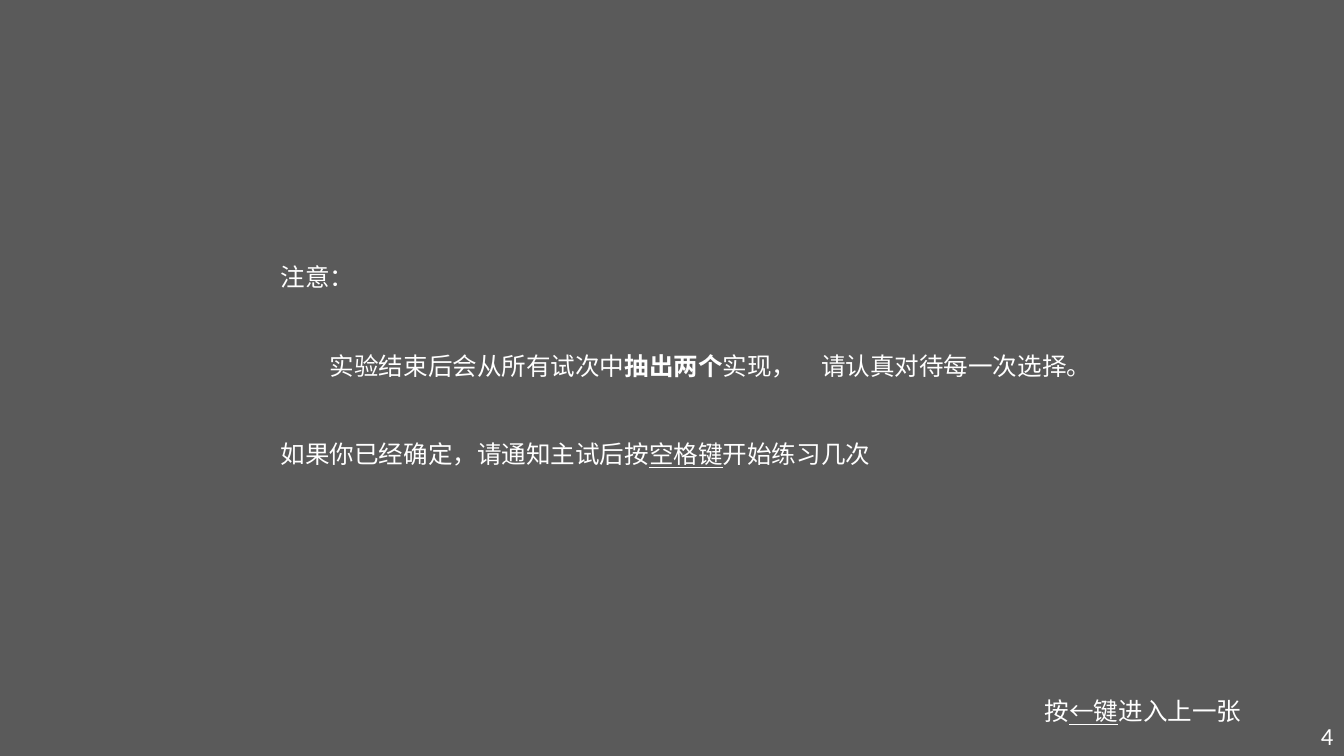
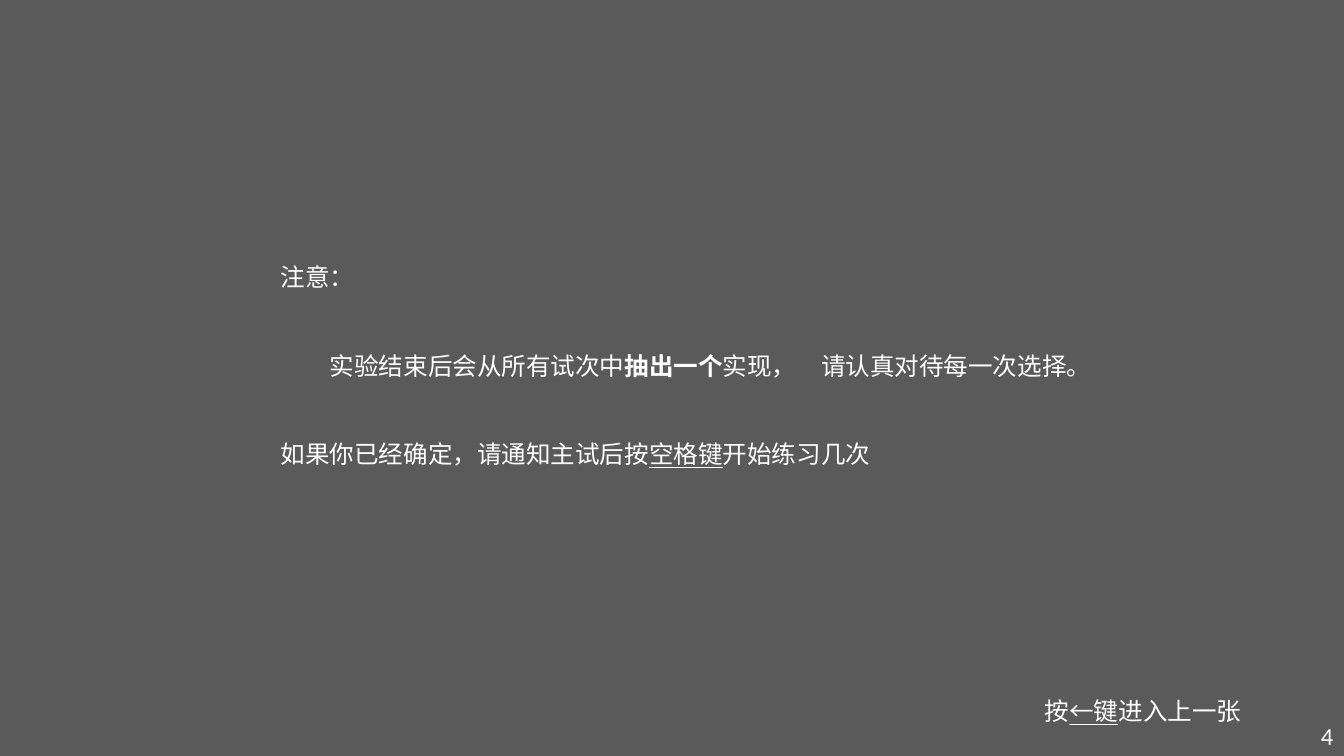
Before and after one commit to NieSz/poor-neuroeco-exp, a slide deck: slide 5 of exp/instruction/instruction_gr.pptx. Drawn at 1344x756 pixels with LibreOffice and Linux fonts; fonts in the diff are those of the drawing. Boxes give left, top, right and bottom in pixels: in the first picture for what was removed or moved away, otherwise in the second. Text is boxed around its words. In the diff, an @@ line names an element or a change of style, - is before the commit and + after.

```diff
--- a/exp/instruction/instruction_gr.pptx
+++ b/exp/instruction/instruction_gr.pptx
@@ text at [330,354,1091,378]: text changed @@
-实验结束后会从所有试次中抽出两个实现， 请认真对待每一次选择。
+实验结束后会从所有试次中抽出一个实现， 请认真对待每一次选择。
```
Also in this commit, not shown: 1 other slide changed, 4 other files.
